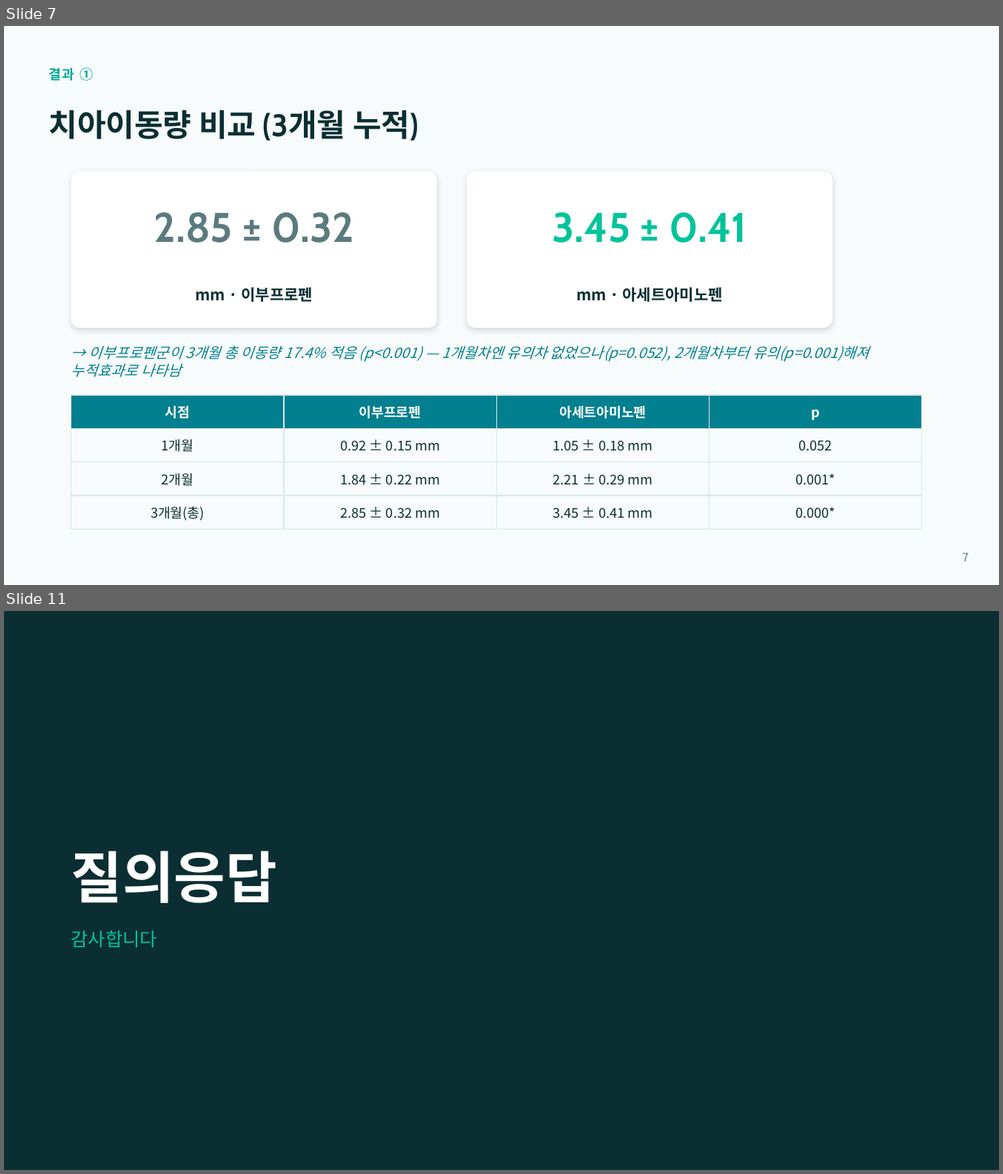
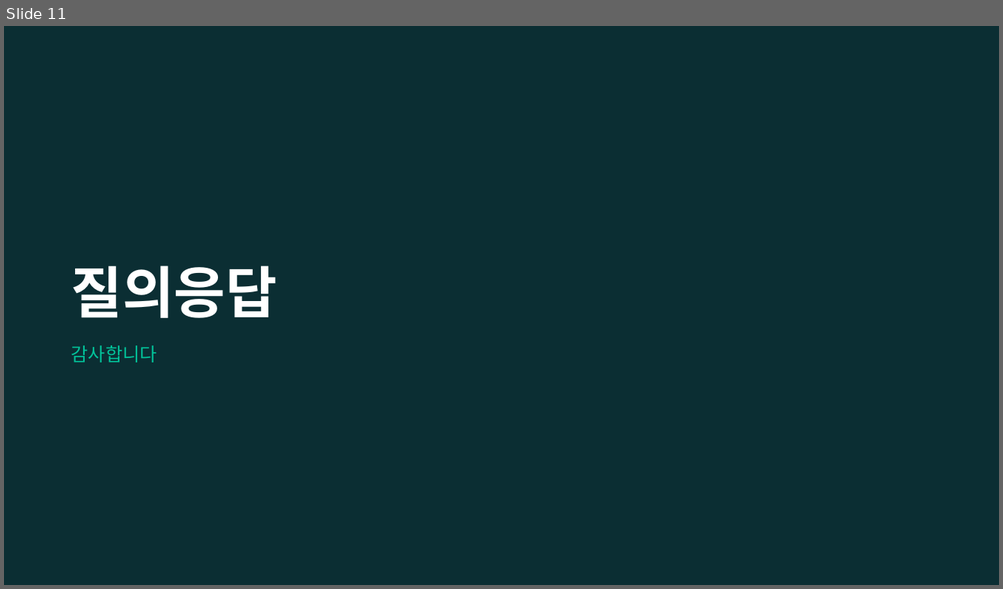
Before and after one commit to yojokem/-, a slide deck: 치과약리학실험2-논문발표/치과약리학실험2_논문발표.pptx. Shown one above the other, each under a label of ours: slides 7 and 11 before the commit, slide 11 after it; the slides between them are not shown. The pictures are 1003x1174 and 1003x589 pixels, drawn with LibreOffice and Linux fonts; fonts in the diff are those of the drawing. Boxes give left, top, right and bottom in pixels: in the first picture for what was removed or moved away, otherwise in the second. Text is boxed around its words. In the diff, an @@ line names an element or a change of style, - is before the commit and + after.

```diff
--- a/치과약리학실험2-논문발표/치과약리학실험2_논문발표.pptx
+++ b/치과약리학실험2-논문발표/치과약리학실험2_논문발표.pptx
@@ slide 7 removed at [4, 26, 999, 585], background #F7FBFB @@
@@ text removed at [48, 67, 93, 81] @@
-결과 ①
@@ text removed at [48, 110, 418, 141] @@
-치아이동량 비교 (3개월 누적)
@@ rounded rectangle removed at [71, 172, 437, 328] @@
@@ rounded rectangle removed at [466, 172, 832, 328] @@
@@ text removed at [153, 212, 354, 243] @@
-2.85 ± 0.32
@@ text removed at [552, 212, 747, 243] @@
-3.45 ± 0.41
@@ text removed at [195, 287, 313, 302] @@
-mm · 이부프로펜
@@ text removed at [576, 287, 722, 302] @@
-mm · 아세트아미노펜
@@ text removed at [71, 346, 869, 378] @@
-→ 이부프로펜군이 3개월 총 이동량 17.4% 적음 (p<0.001) — 1개월차엔 유의차 없었으나(p=0.052), 2개월차부터 유의(p=0.001)해져 누적효과로 나타남
@@ table removed at [71, 395, 922, 530], 4 rows, 4 columns @@
-시점 | 이부프로펜 | 아세트아미노펜 | p
-1개월 | 0.92 ± 0.15 mm | 1.05 ± 0.18 mm | 0.052
-2개월 | 1.84 ± 0.22 mm | 2.21 ± 0.29 mm | 0.001*
-3개월(총) | 2.85 ± 0.32 mm | 3.45 ± 0.41 mm | 0.000*
@@ text removed at [962, 553, 969, 562] @@
-7
```
Also in this commit, not shown: 5 slides changed, 5 slides added, 4 other slides removed, 1 other file.
